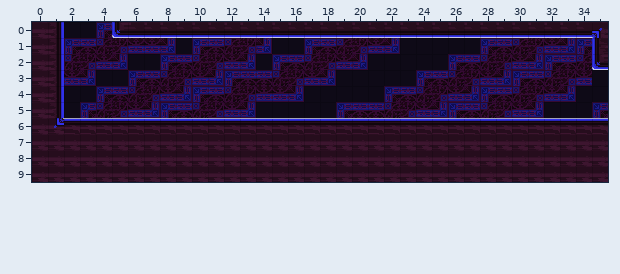
Tiled map: Assets/maps/HubRooms/6 - Queen's Spire/Lore room-F2.tmx. Above: the version before the commit.
Cells are 16x16 px. Shown: x 0..35, y 0..9.
New version:
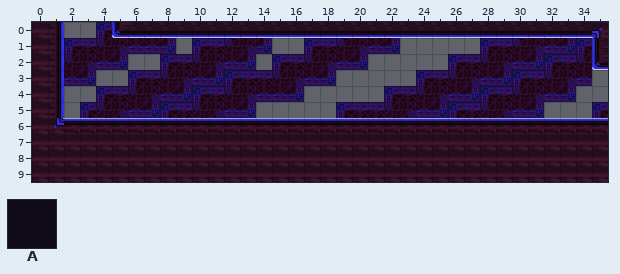
Key: from "jail_block": A 9.
_ is an empty cell.
From old to new:
Layer "bkg_far" (now hidden):
Tile A is removed in row 0 at x 2 to 3; in row 1 at x 9, 15 to 16 and 23 to 27; in row 2 at x 6 to 7, 14 and 21 to 25; in row 3 at x 4 to 5, 19 to 23 and 35; in row 4 at x 2 to 3, 17 to 21 and 34 to 35; in row 5 at x 2, 14 to 18 and 32 to 34.
Where, in picture pixels (left, top, right, bottom), the same in both pictures:
removed: (64, 22, 96, 38)
removed: (176, 38, 192, 54)
removed: (256, 38, 480, 118)
removed: (64, 54, 160, 118)
removed: (544, 70, 608, 118)
